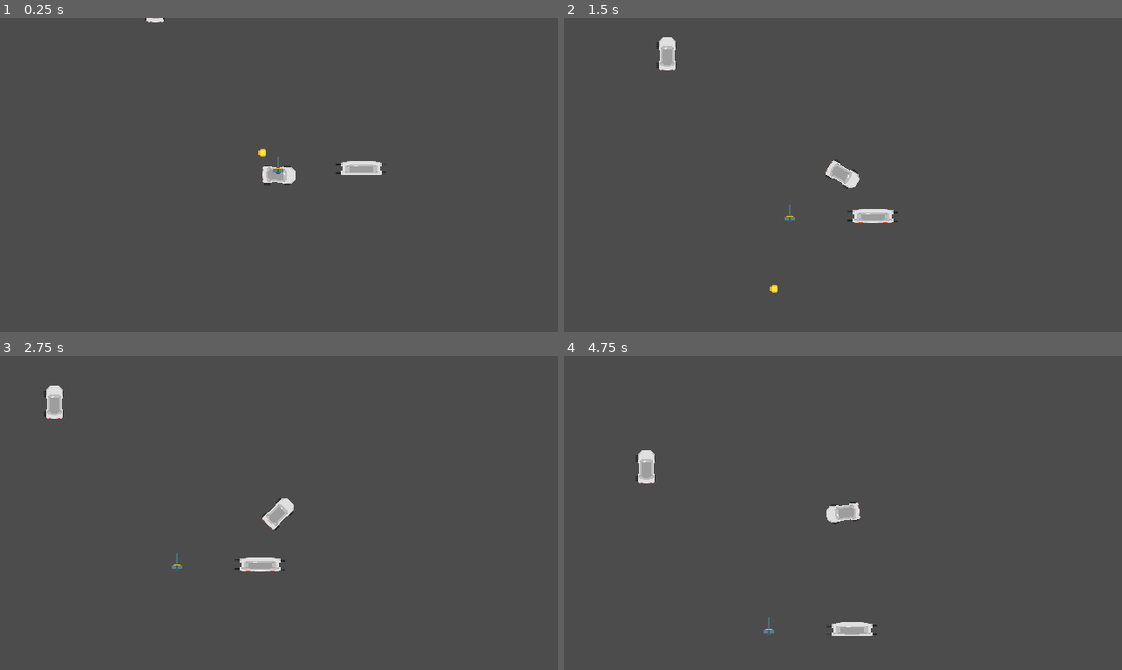
Above: before the commit, frames 1-4 (two rows, left to right).
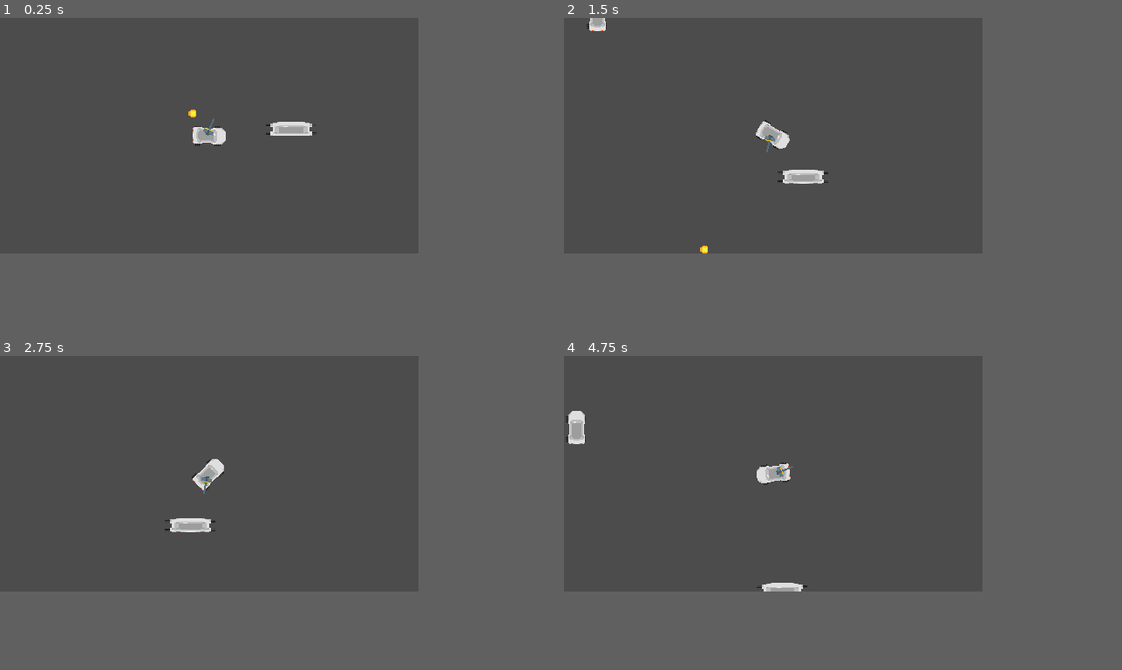
Above: after the commit, the same moments.

Repository: MaiGamesDev/Zombie-Survivor
Game: Godot game, scene res://Game.tscn
Two runs of this game, one before a commit and one after it. Both use one fixed random seed, a clock stepped at 60 frames per second and the inputs below.
Inputs:
- Up to frame 1 (0.25 s): no input
- Up to frame 2 (1.5 s): hold D (move_right) 0.53-1.28 s; hold W (move_towards) 0.53-1.28 s; hold S (move_backwards) from 1.28 s (still down); tap W (move_towards) at 1.35 s
- Up to frame 3 (2.75 s): release S (move_backwards) at 2.03 s; hold D (move_right) from 2.03 s (still down); hold W (move_towards) from 2.03 s (still down)
- Up to frame 4 (4.75 s): release W (move_towards) at 2.78 s; tap W (move_towards) at 2.85, 4.35 s; release D (move_right) at 3.53 s; hold W (move_towards) 3.53-4.28 s; hold A (move_left) from 3.53 s (still down)
The window is 640x360 before the commit and 480x270 after it. Grey fills any space a smaller window leaves; there, only what the larger window draws over its background counts as a difference.

The runs differ from the first frame. In frame 1, 1.4% of the frame differs, in the area x 25-70%, y 0-54%; in frame 2, 1.8%, in the area x 4-60%, y 0-88%; in frame 3, 1.6%; in frame 4, 1.8%.
Error after the commit: Parse Error: Too few arguments for "load()" call. Expected at least 1. (res://Weapon.gd:14)

Commit message:
5/11 commit

Diff:
--- a/zombiesuviver/Game.tscn
+++ b/zombiesuviver/Game.tscn
@@ -1,10 +1,11 @@
-[gd_scene load_steps=13 format=2]
+[gd_scene load_steps=14 format=2]
 
 [ext_resource path="res://player.png" type="Texture" id=1]
 [ext_resource path="res://Player.gd" type="Script" id=2]
 [ext_resource path="res://player2.png" type="Texture" id=3]
 [ext_resource path="res://bullet.png" type="Texture" id=4]
 [ext_resource path="res://mg.png" type="Texture" id=5]
+[ext_resource path="res://Weapon.gd" type="Script" id=6]
 
 [sub_resource type="SpriteFrames" id=1]
 animations = [ {
@@ -85,6 +86,7 @@
 rotation = 1.5708
 frames = SubResource( 1 )
 animation = "move"
+frame = 1
 playing = true
 
 [node name="Camera2D" type="Camera2D" parent="Player"]
@@ -102,6 +104,14 @@
 
 [node name="Tween" type="Tween" parent="Player"]
 
+[node name="Weapon" type="Node2D" parent="Player"]
+position = Vector2( -3, 0 )
+script = ExtResource( 6 )
+
+[node name="Sprite" type="Sprite" parent="Player/Weapon"]
+position = Vector2( 0, -11 )
+texture = ExtResource( 5 )
+
 [node name="Player2" type="Sprite" parent="."]
 position = Vector2( 253.25, 68 )
 scale = Vector2( 2.5, 0.421053 )
@@ -116,7 +126,3 @@
 
 [node name="Sprite" type="Sprite" parent="Bullet"]
 texture = ExtResource( 4 )
-
-[node name="Mg" type="Sprite" parent="."]
-position = Vector2( 158, 65 )
-texture = ExtResource( 5 )
--- a/zombiesuviver/Player.gd
+++ b/zombiesuviver/Player.gd
@@ -7,10 +7,15 @@
 var accel_power = 10
 var decel_power = 5
 
+var bingbing = 0
+
 
 func _physics_process(delta):
 	get_input(delta)
 	move_and_slide(velocity)
+
+	rotate_weapon(bingbing)
+	bingbing += 10
 
 func get_input(delta):
 	# 움직임
@@ -37,3 +42,7 @@
 func rotate_player(value):
 	$Tween.interpolate_property(self, "rotation_degrees", rotation_degrees, value, 0.1,$Tween.TRANS_LINEAR, $Tween.EASE_IN)
 	$Tween.start()
+
+func rotate_weapon(value):
+	$Tween.interpolate_property($Weapon, "rotation_degrees", rotation_degrees, value, 0.1,$Tween.TRANS_LINEAR, $Tween.EASE_IN)
+	$Tween.start()
--- /dev/null
+++ b/zombiesuviver/Weapon.gd
@@ -0,0 +1,15 @@
+extends Node2D
+
+
+# Declare member variables here. Examples:
+# var a = 2
+# var b = "text"
+
+
+# Called when the node enters the scene tree for the first time.
+func _ready():
+	pass
+
+func shoot(direction, speed):
+	var bullet = load()
+	add_child()
--- a/zombiesuviver/project.godot
+++ b/zombiesuviver/project.godot
@@ -16,8 +16,8 @@
 
 [display]
 
-window/size/width=640
-window/size/height=360
+window/size/width=480
+window/size/height=270
 window/stretch/mode="2d"
 window/stretch/aspect="keep"
 
